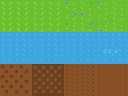
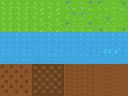
Revision of a layered w=128, h=96 image; what changed, layer by layer:
painted on "Background" over left=33, top=1, right=125, bottom=32